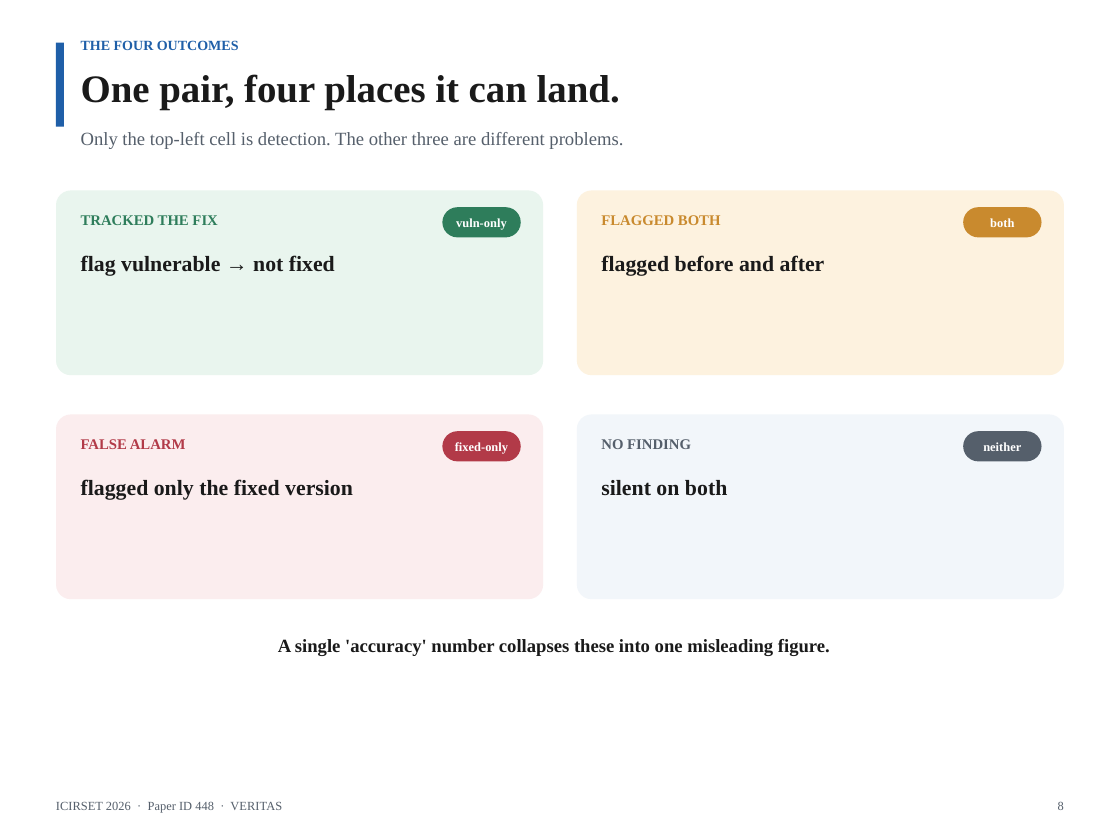
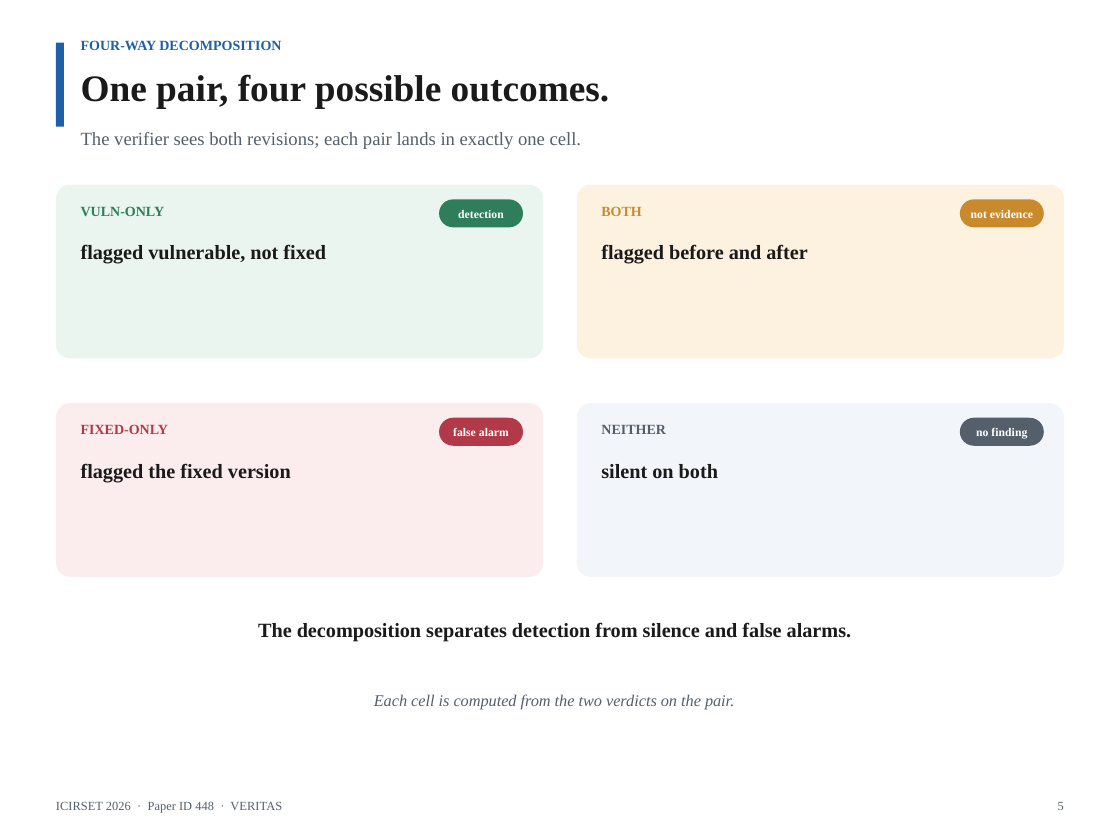
Before and after one commit to AmonWasHere/Proto, a slide deck: slide 5 of paper/ICIRSET-26_VERITAS_Presentation.pptx (slide 8 before the commit). Drawn at 1120x840 pixels with LibreOffice and Linux fonts; fonts in the diff are those of the drawing. Boxes give left, top, right and bottom in pixels: in the first picture for what was removed or moved away, otherwise in the second. Text is boxed around its words. In the diff, an @@ line names an element or a change of style, - is before the commit and + after.

```diff
--- a/paper/ICIRSET-26_VERITAS_Presentation.pptx
+++ b/paper/ICIRSET-26_VERITAS_Presentation.pptx
@@ text at (x1=81, y1=40, x2=281, y2=51): text changed @@
-THE FOUR OUTCOMES
+FOUR-WAY DECOMPOSITION
@@ text at (x1=81, y1=74, x2=610, y2=108): text changed; size 25 to 24 pt @@
-One pair, four places it can land.
+One pair, four possible outcomes.
@@ text at (x1=81, y1=132, x2=582, y2=149): text changed @@
-Only the top-left cell is detection. The other three are different problems.
+The verifier sees both revisions; each pair lands in exactly one cell.
@@ rounded rectangle resized from (x1=56, y1=190, x2=543, y2=375) to (x1=56, y1=185, x2=543, y2=358) @@
@@ text at (x1=81, y1=206, x2=165, y2=216): text changed; size 9.5 to 9 pt @@
-TRACKED THE FIX
+VULN-ONLY
@@ rounded rectangle "detection" resized from (x1=442, y1=207, x2=521, y2=237) to (x1=439, y1=199, x2=523, y2=227) @@
@@ rounded rectangle resized from (x1=577, y1=190, x2=1064, y2=375) to (x1=577, y1=185, x2=1064, y2=358) @@
@@ text at (x1=601, y1=206, x2=641, y2=216): text changed; size 9.5 to 9 pt @@
-FLAGGED BOTH
+BOTH
@@ rounded rectangle "not evidence" resized from (x1=963, y1=207, x2=1042, y2=237) to (x1=960, y1=199, x2=1044, y2=227) @@
@@ text in rounded rectangle at (x1=458, y1=210, x2=504, y2=218): text changed; size 8 to 7.5 pt @@
-vuln-only
+detection
@@ text "flagged before and after" moved from (x1=601, y1=255, x2=825, y2=276) to (x1=601, y1=244, x2=807, y2=264) @@
@@ text "flagged before and after" at (x1=601, y1=244, x2=807, y2=264): size 14 to 13 pt @@
@@ text in rounded rectangle at (x1=971, y1=210, x2=1033, y2=218): text changed; size 8 to 7.5 pt @@
-both
+not evidence
@@ text at (x1=81, y1=244, x2=326, y2=264): text changed; size 14 to 13 pt @@
-flag vulnerable → not fixed
+flagged vulnerable, not fixed
@@ rounded rectangle resized from (x1=56, y1=414, x2=543, y2=599) to (x1=56, y1=403, x2=543, y2=577) @@
@@ rounded rectangle "false alarm" resized from (x1=442, y1=431, x2=521, y2=461) to (x1=439, y1=418, x2=523, y2=446) @@
@@ rounded rectangle resized from (x1=577, y1=414, x2=1064, y2=599) to (x1=577, y1=403, x2=1064, y2=577) @@
@@ rounded rectangle "no finding" resized from (x1=963, y1=431, x2=1042, y2=461) to (x1=960, y1=418, x2=1044, y2=446) @@
@@ text at (x1=81, y1=424, x2=168, y2=434): text changed; size 9.5 to 9 pt @@
-FALSE ALARM
+FIXED-ONLY
@@ text in rounded rectangle at (x1=453, y1=428, x2=509, y2=436): text changed; size 8 to 7.5 pt @@
-fixed-only
+false alarm
@@ text at (x1=601, y1=425, x2=666, y2=434): text changed; size 9.5 to 9 pt @@
-NO FINDING
+NEITHER
@@ text in rounded rectangle at (x1=976, y1=428, x2=1027, y2=439): text changed; size 8 to 7.5 pt @@
-neither
+no finding
@@ text at (x1=81, y1=463, x2=291, y2=482): text changed; size 14 to 13 pt @@
-flagged only the fixed version
+flagged the fixed version
@@ text "silent on both" at (x1=601, y1=464, x2=718, y2=479): size 14 to 13 pt @@
@@ text "silent on both" moved from (x1=601, y1=480, x2=727, y2=496) to (x1=601, y1=464, x2=718, y2=479) @@
@@ text at (x1=258, y1=622, x2=851, y2=641): text changed; size 12 to 13 pt @@
-A single 'accuracy' number collapses these into one misleading figure.
+The decomposition separates detection from silence and false alarms.
@@ text added at (x1=374, y1=694, x2=734, y2=710), 10.5 pt, text #555F6B, italic @@
+Each cell is computed from the two verdicts on the pair.
@@ text at (x1=1058, y1=802, x2=1064, y2=810): text changed @@
-8
+5
```
Also in this commit, not shown: 5 other slides changed, 8 slides added, 9 slides removed, 1 other file.
